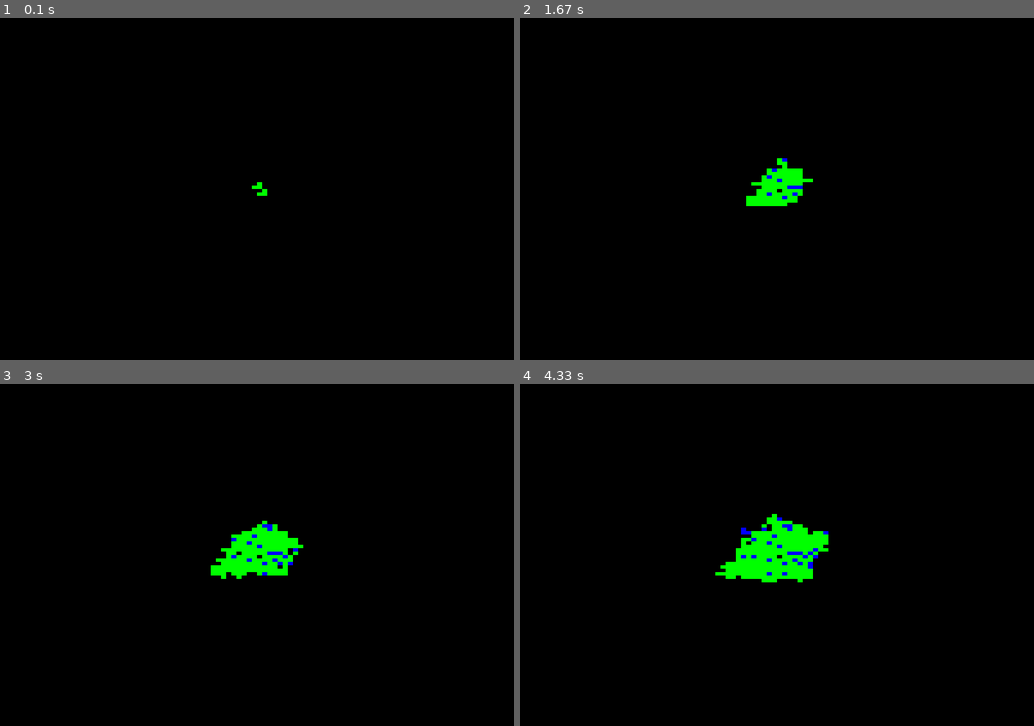
Above: before the commit, frames 1-4 (two rows, left to right).
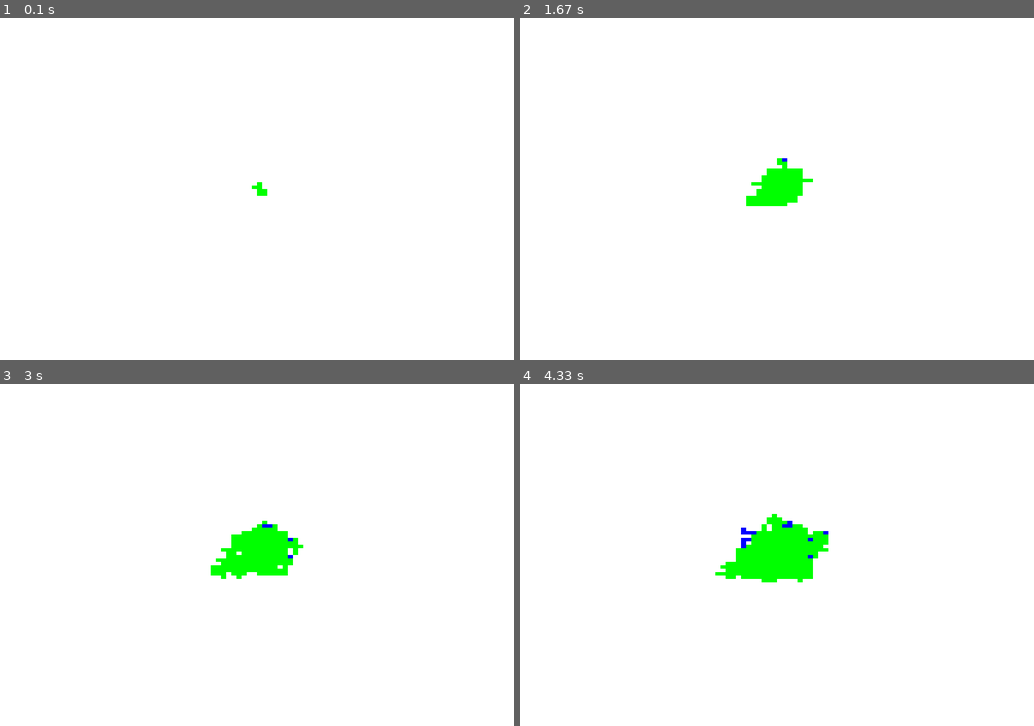
Above: after the commit, the same moments.

Repository: NossairErrahmani/PythonExperiments
Game: pygame game, started from Pygame/MapGenerator.py
Two runs of this game, one before a commit and one after it. Both use one fixed random seed, a clock stepped at 60 frames per second and the inputs below.
Inputs:
- Up to frame 1 (0.1 s): no input
- Up to frame 2 (1.67 s): no input
- Up to frame 3 (3 s): no input
- Up to frame 4 (4.33 s): no input

The runs differ from the first frame. In frame 1, 100% of the frame differs, in the area x 0-100%, y 0-100%; in frame 2, 99%; in frame 3, 98%; in frame 4, 98%.

Commit message:
Tweaking the coloring algorithm (97-3 and 25-75 if adjacent to land or water respectively)

Diff:
--- a/Pygame/MapGenerator.py
+++ b/Pygame/MapGenerator.py
@@ -20,8 +20,8 @@
 blue = (0, 0, 255)
 
 colors=[green,blue]
-color_weights_land=[199,1]
-color_weights_water=[90,10]
+color_weights_land=[97,3]
+color_weights_water=[25,75]
 
 f,r=100,100
 
@@ -39,9 +39,9 @@
         new_point = copy(starting_point)
         new_point[xy] += delta #xy and delta let us decide whether we add the new point up, down, left or right
     if point_colors[tuple(starting_point)]==green:
-        point_colors[tuple(new_point)]=random.choices(colors,weights=color_weights_land,k=1)
+        point_colors[tuple(new_point)]=random.choices(colors,weights=color_weights_land,k=1)[0]
     else:
-        point_colors[tuple(new_point)] = random.choices(colors, weights=color_weights_water, k=1)
+        point_colors[tuple(new_point)] = random.choices(colors, weights=color_weights_water, k=1)[0]
     points.append(new_point)
     return points
 
@@ -50,13 +50,13 @@
     print(points)
     w,h=width//files,height//rows
     for p in points:
-        pygame.draw.rect(screen,point_colors[tuple(p)][0], pygame.Rect(p[0] * w, p[1] * h, w, h))
+        pygame.draw.rect(screen,point_colors[tuple(p)], pygame.Rect(p[0] * w, p[1] * h, w, h))
 
 
 
 # Game loop.
 while True:
-    screen.fill(black)
+    screen.fill(white)
     for event in pygame.event.get():
         if event.type == QUIT:
             sys.exit()
